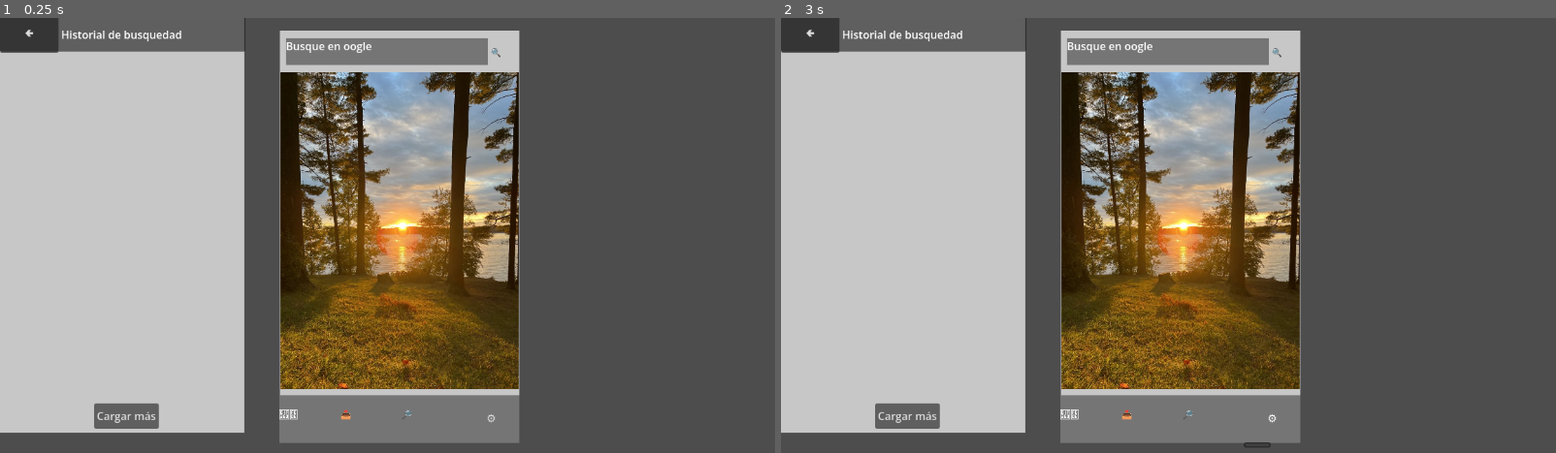
Above: before the commit, frames 1-2 (left to right).
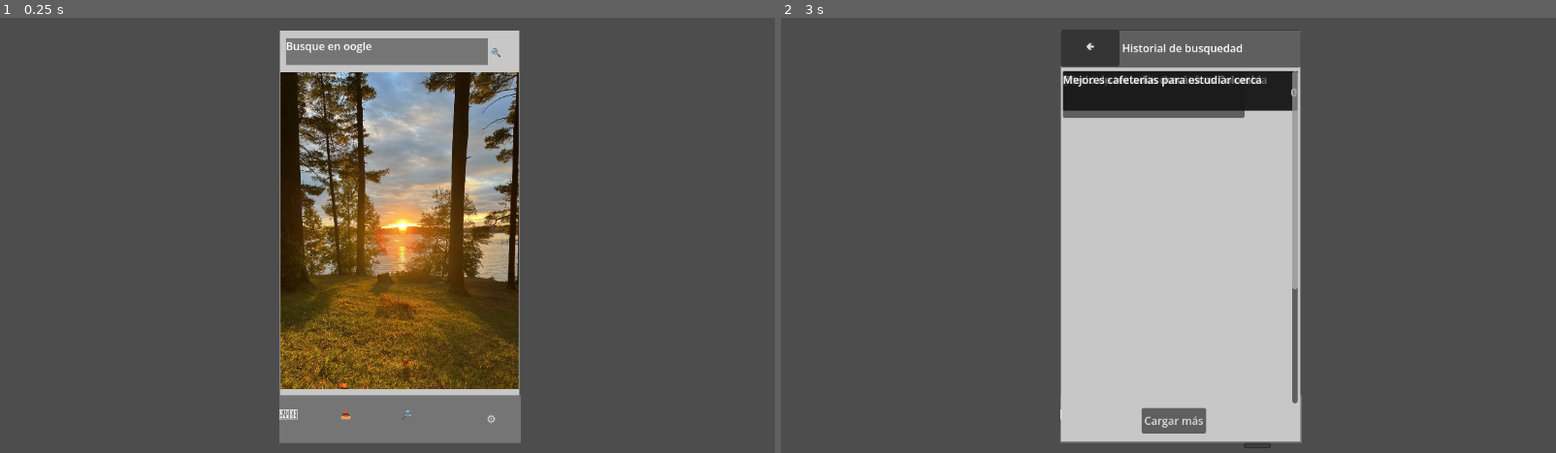
Above: after the commit, the same moments.

Repository: mspedraza09/What_happened_to_Alex-_
Game: Godot game, scene res://game/scenes/apps_2/AppBrowser/BrowserScreen.tscn
The game is run twice, just before and just after one commit, with the same random seed, the same clock (stepped at 60 frames per second) and the same inputs. The project has no main scene, so this scene is started directly.
Inputs (mouse positions are in pixels of both pictures, inside the frame that each line leads up to):
- Up to frame 1 (0.25 s): no input
- Up to frame 2 (3 s): click "⚙️" at 0.5 s; click "🢀" at 1.25 s; click (905, 418) at 2 s, where only the run before the commit has a clickable "Cargar más"; click "⚙️" at 2.75 s

The runs differ from the first frame. In frame 1, 27% of the frame differs, in the area x 0-68%, y 0-98%; in frame 2, 54%.
Error before the commit: Parse Error: Identifier "datos" not declared in the current scope. (res://game/scenes/apps_2/AppBrowser/history_panel.gd:6)

Commit message:
Continuación appBrowser

Diff:
--- a/what-happened-to-alex--/game/scenes/apps_2/AppBrowser/BrowserScreen.tscn
+++ b/what-happened-to-alex--/game/scenes/apps_2/AppBrowser/BrowserScreen.tscn
@@ -1,7 +1,8 @@
 [gd_scene format=3 uid="uid://c5ej835ubkxex"]
 
 [ext_resource type="Texture2D" uid="uid://djqixn278obdb" path="res://game/assets/paisaje.jpeg" id="1_bke1k"]
-[ext_resource type="PackedScene" uid="uid://nt25dntsf64j" path="res://game/scenes/apps_2/AppBrowser/history_panel.tscn" id="2_48xet"]
+[ext_resource type="Script" uid="uid://c4vxoledao4mb" path="res://game/scenes/apps_2/AppBrowser/browser_screen.gd" id="1_gfohv"]
+[ext_resource type="PackedScene" uid="uid://cjv61xtv1awnn" path="res://game/scenes/apps_2/AppBrowser/history_panel01.tscn" id="3_gfohv"]
 
 [node name="BrowserScreen" type="Control" unique_id=1326252284]
 layout_mode = 3
@@ -10,6 +11,7 @@
 anchor_bottom = 1.0
 grow_horizontal = 2
 grow_vertical = 2
+script = ExtResource("1_gfohv")
 
 [node name="ColorRect" type="ColorRect" parent="." unique_id=450409253]
 layout_mode = 0
@@ -65,34 +67,31 @@
 layout_mode = 2
 color = Color(0.45882353, 0.45882353, 0.45882353, 1)
 
-[node name="Menu" type="HBoxContainer" parent="MarginContaineMenu/ColorMenu" unique_id=281696305]
-layout_mode = 0
-offset_right = 358.0
-offset_bottom = 70.0
+[node name="Menu" type="HBoxContainer" parent="MarginContaineMenu" unique_id=281696305]
+layout_mode = 2
 
-[node name="House" type="Label" parent="MarginContaineMenu/ColorMenu/Menu" unique_id=1886877928]
+[node name="House" type="Label" parent="MarginContaineMenu/Menu" unique_id=1886877928]
 custom_minimum_size = Vector2(87.5, 40)
 layout_mode = 2
 text = "🏠︎"
 
-[node name="Guard" type="Label" parent="MarginContaineMenu/ColorMenu/Menu" unique_id=632327]
+[node name="Guard" type="Label" parent="MarginContaineMenu/Menu" unique_id=632327]
 custom_minimum_size = Vector2(87.5, 40)
 layout_mode = 2
 text = "📥"
 
-[node name="Search" type="Label" parent="MarginContaineMenu/ColorMenu/Menu" unique_id=56417587]
+[node name="Search" type="Label" parent="MarginContaineMenu/Menu" unique_id=56417587]
 custom_minimum_size = Vector2(87.5, 40)
 layout_mode = 2
 text = "🔎"
 
-[node name="Setting" type="MenuButton" parent="MarginContaineMenu/ColorMenu/Menu" unique_id=863466200]
+[node name="Setting" type="MenuButton" parent="MarginContaineMenu/Menu" unique_id=863466200]
 custom_minimum_size = Vector2(86, 40)
 layout_mode = 2
 text = "⚙️"
 
-[node name="HistoryPanel" parent="." unique_id=870908486 instance=ExtResource("2_48xet")]
-layout_mode = 0
-offset_left = 0.0
-offset_top = 0.0
-offset_right = 363.0
-offset_bottom = 618.0
+[node name="HistoryPanel01" parent="." unique_id=1636176363 instance=ExtResource("3_gfohv")]
+visible = false
+layout_mode = 1
+
+[connection signal="pressed" from="MarginContaineMenu/Menu/Setting" to="." method="_on_search_menu_pressed"]
--- /dev/null
+++ b/what-happened-to-alex--/game/scenes/apps_2/AppBrowser/HistoricalItems.tscn
@@ -0,0 +1,25 @@
+[gd_scene format=3 uid="uid://bf1jaixjp76us"]
+
+[ext_resource type="Script" uid="uid://dtceopvuifbc1" path="res://game/scenes/apps_2/AppBrowser/historical_items.gd" id="1_meqgm"]
+
+[node name="HistorialItems" type="Button" unique_id=762179161]
+offset_right = 381.0
+offset_bottom = 59.0
+script = ExtResource("1_meqgm")
+
+[node name="HBoxContainer" type="HBoxContainer" parent="." unique_id=1455596633]
+layout_mode = 0
+offset_right = 381.0
+offset_bottom = 63.0
+
+[node name="Name" type="Label" parent="HBoxContainer" unique_id=1185922397]
+unique_name_in_owner = true
+custom_minimum_size = Vector2(260, 60)
+layout_mode = 2
+size_flags_horizontal = 3
+text = "María"
+
+[node name="Time" type="Label" parent="HBoxContainer" unique_id=548253225]
+unique_name_in_owner = true
+layout_mode = 2
+text = "14-08-26"
--- /dev/null
+++ b/what-happened-to-alex--/game/scenes/apps_2/AppBrowser/browser_screen.gd
@@ -0,0 +1,35 @@
+extends Control
+@onready var history_panel = $HistoryPanel01
+# Ruta exacta basada en tu nuevo árbol: MarginContaineMenu/ColorMenu/Menu/Search
+@onready var btn_search_menu = $MarginContaineMenu/Menu/Setting
+
+# Base de datos simulada del historial
+var lista_historial: Array = [
+	{"titulo": "Cómo borrar el historial de búsqueda", "hora": "15:32", "tipo": "none"},
+	{"titulo": "¿Qué le pasó a Alex? noticias recientes", "hora": "14:15", "tipo": "active"},
+	{"titulo": "Precio de teclados mecánicos Colombia", "hora": "11:04", "tipo": "none"},
+	{"titulo": "Mejores cafeterías para estudiar cerca", "hora": "08:20", "tipo": "none"}
+]
+
+func _ready() -> void:
+	history_panel.hide() # El historial empieza oculto al iniciar la app
+
+	# Conectamos el clic de la lupa del menú inferior
+	if btn_search_menu:
+		btn_search_menu.pressed.connect(_on_search_menu_pressed)
+
+func _on_search_menu_pressed() -> void:
+	# Pasamos los datos al panel y lo hacemos visible
+	history_panel.cargar_historial(lista_historial)
+	history_panel.show()
+
+# Función que se ejecuta al clickear el historial correcto de Alex
+func abrir_pantalla_web() -> void:
+	history_panel.hide()
+	print("¡Trigger funcionando con éxito! Cambiando a la pantalla de la web...")
+	# Aquí meteremos la escena de la web en la siguiente fase de tu diseño
+
+
+# Called every frame. 'delta' is the elapsed time since the previous frame.
+func _process(delta: float) -> void:
+	pass
--- /dev/null
+++ b/what-happened-to-alex--/game/scenes/apps_2/AppBrowser/historical_items.gd
@@ -0,0 +1,28 @@
+extends Button
+@export var name_search: String = "Nombre busquedad"
+@export var time_search: String = "Fecha"
+var action_type: String = "Active/None"
+
+# Called when the node enters the scene tree for the first time.
+func _ready() -> void:
+	pass
+# Called every frame. 'delta' is the elapsed time since the previous frame.
+func _process(delta: float) -> void:
+	pass
+
+func configurar_item(titulo: String, hora: String, tipo: String) -> void:
+	name_search = titulo
+	time_search = hora
+	action_type = tipo
+	%Name.text = name_search
+	%Time.text = time_search
+
+func _pressed() -> void:
+	if action_type == "active":
+		print("¡Clic en ítem Activo! Abriendo la web...")
+		# Buscamos a BrowserScreen en la raíz para ejecutar el cambio de pantalla
+		var browser = get_tree().current_scene
+		if browser.has_method("abrir_pantalla_web"):
+			browser.abrir_pantalla_web()
+	else:
+		print("Clic en ítem de relleno. No pasa nada.")
--- a/what-happened-to-alex--/game/scenes/apps_2/AppBrowser/history_panel.gd
+++ /dev/null
@@ -1,12 +0,0 @@
-extends ColorRect
-@onready var nombre_busquedad = $VBoxContainer/HBoxContainer/Name
-@onready var tiempo_busquedad = $VBoxContainer/HBoxContainer/Time
-# Called when the node enters the scene tree for the first time.
-func _ready() -> void:
-	nombre_busquedad.text = datos["nombres"]
-	tiempo_busquedad.text = datos["tiempo"]
-
-
-# Called every frame. 'delta' is the elapsed time since the previous frame.
-func _process(delta: float) -> void:
-	pass
--- a/what-happened-to-alex--/game/scenes/apps_2/AppBrowser/history_panel.tscn
+++ b/what-happened-to-alex--/game/scenes/apps_2/AppBrowser/history_panel.tscn
@@ -1,14 +1,54 @@
 [gd_scene format=3 uid="uid://nt25dntsf64j"]
 
-[ext_resource type="Script" uid="uid://cdnq4iabym6oe" path="res://game/scenes/apps_2/AppBrowser/history_panel.gd" id="1_d705s"]
+[ext_resource type="PackedScene" uid="uid://bf1jaixjp76us" path="res://game/scenes/apps_2/AppBrowser/HistoricalItems.tscn" id="1_d705s"]
+
+[sub_resource type="GDScript" id="GDScript_arhvg"]
+script/source = "extends ColorRect
+@onready var vbox: VBoxContainer = $VBoxContainer
+@onready var btn_back: Button = $TopTitle/HBoxContainer/ButtonBack
+@onready var item_molde: ColorRect = $VBoxContainer/HistorialItems
+
+# Called when the node enters the scene tree for the first time.
+func _ready() -> void:
+	item_molde.hide() # Escondemos el molde para que no aparezca vacío
+	btn_back.pressed.connect(hide)
+
+
+# Called every frame. 'delta' is the elapsed time since the previous frame.
+func _process(delta: float) -> void:
+	pass
+
+func cargar_historial(lista_busquedas: Array) -> void:
+	# 1. Limpiamos clones viejos
+	for hijo in vbox.get_children():
+		if hijo != item_molde and hijo.name != \"Button\":
+			hijo.queue_free()
+
+	# 2. Creamos los nuevos ítems basados en el diccionario
+	for datos in lista_busquedas:
+		var nuevo_item = item_molde.duplicate()
+		nuevo_item.show()
+
+		# Lo agregamos justo antes del botón \"Cargar más\" para mantener el orden
+		vbox.add_child(nuevo_item)
+		vbox.move_child(nuevo_item, vbox.get_child_count() - 2)
+
+		# Configuramos sus datos y su tipo (active / none)
+		nuevo_item.configurar_item(datos[\"titulo\"], datos[\"hora\"], datos[\"tipo\"])
+"
 
 [node name="HistoryPanel" type="ColorRect" unique_id=870908486]
-offset_left = 414.0
-offset_top = 15.0
-offset_right = 777.0
-offset_bottom = 633.0
+anchors_preset = -1
+anchor_left = 0.003
+anchor_top = 0.002
+anchor_right = 0.003
+anchor_bottom = 0.002
+offset_left = -3.456
+offset_top = -0.296
+offset_right = 359.544
+offset_bottom = 626.704
 color = Color(0.78039217, 0.78039217, 0.78039217, 1)
-script = ExtResource("1_d705s")
+script = SubResource("GDScript_arhvg")
 
 [node name="TopTitle" type="Panel" parent="." unique_id=1874843644]
 layout_mode = 0
@@ -30,26 +70,23 @@
 layout_mode = 2
 text = "Historial de busquedad"
 
-[node name="VBoxContainer" type="VBoxContainer" parent="." unique_id=506691416]
-layout_mode = 0
-offset_left = 3.0
-offset_top = 64.0
-offset_right = 360.0
-offset_bottom = 560.0
+[node name="VBoxContainer" type="VBoxContainer" parent="." unique_id=2000094187]
+layout_mode = 1
+anchors_preset = 15
+anchor_right = 1.0
+anchor_bottom = 1.0
+offset_top = 60.0
+grow_horizontal = 2
+grow_vertical = 2
 
-[node name="HBoxContainer" type="HBoxContainer" parent="VBoxContainer" unique_id=541931380]
-layout_mode = 2
-
-[node name="Name" type="Label" parent="VBoxContainer/HBoxContainer" unique_id=1274140726]
-layout_mode = 2
-
-[node name="Time" type="Label" parent="VBoxContainer/HBoxContainer" unique_id=609051317]
+[node name="HistoricalItems" parent="VBoxContainer" unique_id=762179161 instance=ExtResource("1_d705s")]
+custom_minimum_size = Vector2(0, 70)
 layout_mode = 2
 
 [node name="Button" type="Button" parent="." unique_id=1607250900]
 layout_mode = 0
-offset_left = 140.0
-offset_top = 574.0
-offset_right = 236.0
-offset_bottom = 612.0
+offset_left = 142.0
+offset_top = 579.0
+offset_right = 238.0
+offset_bottom = 617.0
 text = "Cargar más"
--- /dev/null
+++ b/what-happened-to-alex--/game/scenes/apps_2/AppBrowser/history_panel01.tscn
@@ -0,0 +1,68 @@
+[gd_scene format=3 uid="uid://cjv61xtv1awnn"]
+
+[ext_resource type="Script" uid="uid://b5kgiv3p01eya" path="res://game/scenes/apps_2/AppBrowser/history_panel_01.gd" id="1_uclwr"]
+[ext_resource type="PackedScene" uid="uid://bf1jaixjp76us" path="res://game/scenes/apps_2/AppBrowser/HistoricalItems.tscn" id="3_whk1n"]
+
+[node name="HistoryPanel01" type="Control" unique_id=1636176363]
+layout_mode = 3
+anchors_preset = 15
+anchor_right = 1.0
+anchor_bottom = 1.0
+grow_horizontal = 2
+grow_vertical = 2
+script = ExtResource("1_uclwr")
+item_escena = ExtResource("3_whk1n")
+
+[node name="ColorRect2" type="ColorRect" parent="." unique_id=440610010]
+layout_mode = 0
+offset_left = 416.0
+offset_top = 19.0
+offset_right = 772.0
+offset_bottom = 631.0
+color = Color(0.78, 0.78, 0.78, 1)
+
+[node name="Button" type="Button" parent="." unique_id=1774890984]
+layout_mode = 0
+offset_left = 536.0
+offset_top = 581.0
+offset_right = 632.0
+offset_bottom = 619.0
+text = "Cargar más"
+
+[node name="TopTitle" type="Panel" parent="." unique_id=926283862]
+layout_mode = 0
+offset_left = 416.0
+offset_top = 18.0
+offset_right = 772.0
+offset_bottom = 74.0
+
+[node name="HBoxContainer" type="HBoxContainer" parent="TopTitle" unique_id=326133492]
+layout_mode = 0
+offset_right = 361.0
+offset_bottom = 54.0
+
+[node name="ButtonBack" type="Button" parent="TopTitle/HBoxContainer" unique_id=1641671733]
+custom_minimum_size = Vector2(87, 0)
+layout_mode = 2
+text = "🢀"
+
+[node name="Title" type="Label" parent="TopTitle/HBoxContainer" unique_id=1207047081]
+layout_mode = 2
+text = "Historial de busquedad"
+
+[node name="ScrollContainer" type="ScrollContainer" parent="." unique_id=1826853710]
+layout_mode = 0
+offset_left = 419.0
+offset_top = 79.0
+offset_right = 768.0
+offset_bottom = 574.0
+
+[node name="VBoxContainer" type="VBoxContainer" parent="ScrollContainer" unique_id=1915000270]
+custom_minimum_size = Vector2(200, 760)
+layout_mode = 2
+
+[node name="HistoricalItems" parent="ScrollContainer/VBoxContainer" unique_id=762179161 instance=ExtResource("3_whk1n")]
+custom_minimum_size = Vector2(270, 70)
+layout_mode = 2
+
+[connection signal="pressed" from="ScrollContainer/VBoxContainer/HistoricalItems" to="ScrollContainer/VBoxContainer/HistoricalItems" method="_pressed"]
--- /dev/null
+++ b/what-happened-to-alex--/game/scenes/apps_2/AppBrowser/history_panel_01.gd
@@ -0,0 +1,37 @@
+extends Control
+@onready var vbox: Button = $ScrollContainer/VBoxContainer/HistoricalItems
+@onready var btn_back: Button = $TopTitle/HBoxContainer/ButtonBack
+
+# Exportamos una variable para asignarle la escena del botón desde el inspector
+@export var item_escena: PackedScene
+
+func _ready() -> void:
+	# Conectamos el botón de volver atrás
+	if btn_back:
+		btn_back.pressed.connect(hide)
+
+func cargar_historial(lista_busquedas: Array) -> void:
+	# Verificación de seguridad por si olvidaste asignar la escena en el inspector
+	if not item_escena:
+		push_error("¡Error! No has asignado la escena 'HistorialItems' en el Inspector de HistoryPanel01.")
+		return
+
+	# 1. Limpiamos absolutamente todos los clones anteriores
+	for hijo in vbox.get_children():
+		hijo.queue_free()
+
+	# 2. Instanciamos los nuevos ítems basados en el diccionario
+	for datos in lista_busquedas:
+		# Creamos una copia nueva de la escena guardada
+		var nuevo_item = item_escena.instantiate()
+
+		# Lo agregamos al contenedor vertical
+		vbox.add_child(nuevo_item)
+
+		# Configuramos sus textos y el tipo de acción (active / none)
+		if nuevo_item.has_method("configurar_item"):
+			nuevo_item.configurar_item(datos["titulo"], datos["hora"], datos["tipo"])
+
+# Called every frame. 'delta' is the elapsed time since the previous frame.
+func _process(delta: float) -> void:
+	pass
Not shown, added: what-happened-to-alex--/game/scenes/apps_2/AppBrowser/browser_screen.gd.uid
Not shown, added: what-happened-to-alex--/game/scenes/apps_2/AppBrowser/historical_items.gd.uid
Not shown, removed: what-happened-to-alex--/game/scenes/apps_2/AppBrowser/history_panel.gd.uid
Not shown, added: what-happened-to-alex--/game/scenes/apps_2/AppBrowser/history_panel_01.gd.uid
